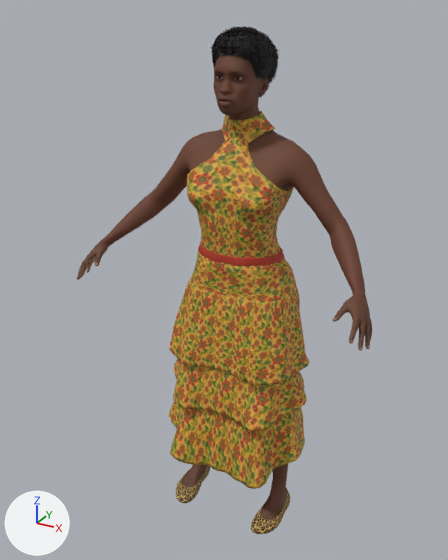
An edit to the glTF model public/models/people/mh/n-amara.glb, drawn before and after from the same camera.
Rendered twice from a 50 mm camera at (0.85, -1.689, 1.717) aimed at (-0.05, -0.053, 0.899). Lighting does not change. The marker at lower left points along +X, +Y and +Z. The first picture is the older version. Vertices at exactly the same position are counted once.

Objects in the first picture: 'Human.afro01', 'Human.toigo_dress_with_tiered_skirt', 'Human.toigo_flats', 'n-amara_body'.
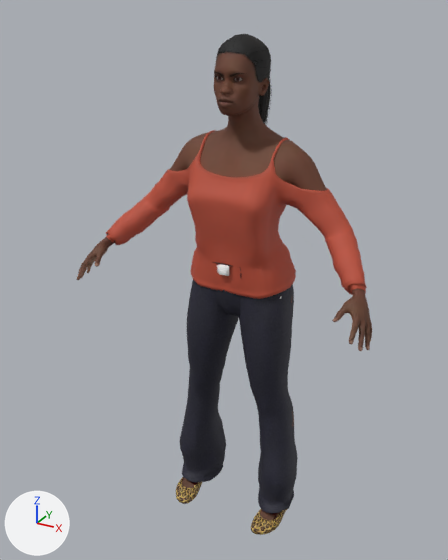
Where the change shows, as pixel boxes (x1, y1, x2, y2) in the pictures (448 x 560 px; the box of a moved part takes in the faces that stretch with it):
'Human.toigo_dress_with_tiered_skirt', deleted: before (169, 111, 309, 489)
'Human.punkduck_off-shoulder_long-sleeve_top', added (red): after (106, 130, 367, 299)
'Human.elvs_jeans_bootcut', added: after (180, 262, 298, 513)
'n-amara_body', reshaped, moved: before (77, 55, 372, 520); after (76, 51, 372, 520)
'Human.afro01', deleted: before (211, 26, 279, 97)
'Human.ponytail01', added: after (216, 34, 272, 125)
'Human.toigo_flats', moved: before (176, 466, 290, 534); after (176, 477, 287, 535)
part 1 of me_base, moved or reshaped: before (77, 55, 372, 351); after (76, 51, 372, 351)
part 2 of me_base, built on: before (182, 464, 288, 519); after (182, 411, 294, 519)

The change, as a diff of the scene's bpy script:
```diff
--- a/public/models/people/mh/n-amara.glb.py
+++ b/public/models/people/mh/n-amara.glb.py
@@ mat_human_punkduck_off_shoulder_long_sleeve_top @@
+mat_human_punkduck_off_shoulder_long_sleeve_top = bpy.data.materials.new('Human.punkduck_off-shoulder_long-sleeve_top')
+# colours: red #c8553d
+# uses the picture img_offshoulder_top
@@ mat_human_ponytail01 @@
+mat_human_ponytail01 = bpy.data.materials.new('Human.ponytail01')
+# colours: black #1c1612
+# uses the picture img_ponytail01_diffuse
@@ me_base @@
-me_base.from_pydata(...)  # 9191 vertices, 18000 faces; spans x -0.5..0.5, y -0.3..0.07, z -0.81..0.8
+me_base.from_pydata(...)  # 8883 vertices, 17206 faces; spans x -0.5..0.5, y -0.3..0.07, z -0.81..0.8
+# me_base part 1: 1058 vertices moved within x -0.49..0.49, y -0.29..0.02, z 0.05..0.76; 694 vertices removed from x -0.48..0.44, y -0.24..0.02, z -0.05..0.69; 666 vertices added at x -0.49..0.5, y -0.3..0.06, z -0.05..0.76
+# me_base part 2: 26 vertices moved within x -0.19..0.19, y -0.14..-0.03, z -0.8..-0.55; 292 vertices removed from x -0.2..0.2, y -0.11..0.03, z -0.79..-0.41; 12 vertices added at x -0.2..0.2, y -0.14..0.03, z -0.8..-0.37
 me_base.materials.append(mat_human_body)
@@ ob_human_afro01 @@
-ob_human_afro01 = bpy.data.objects.new('Human.afro01', me_afro01)
@@ ob_human_toigo_dress_with_tiered_skirt @@
-ob_human_toigo_dress_with_tiered_skirt = bpy.data.objects.new('Human.toigo_dress_with_tiered_skirt', me_dresstierskirt)
@@ ob_human_toigo_flats @@
 ob_human_toigo_flats = bpy.data.objects.new('Human.toigo_flats', me_flats)
-ob_human_toigo_flats.location = (0.0, 0.0, 0.843)
+ob_human_toigo_flats.location = (0.0, 0.0, 0.841)
@@ ob_n_amara_body @@
 ob_n_amara_body = bpy.data.objects.new('n-amara_body', me_base)
-ob_n_amara_body.location = (0.0, 0.0, 0.843)
+ob_n_amara_body.location = (0.0, 0.0, 0.841)
@@ ob_human_punkduck_off_shoulder_long_sleeve_top @@
+ob_human_punkduck_off_shoulder_long_sleeve_top = bpy.data.objects.new('Human.punkduck_off-shoulder_long-sleeve_top', me_offshoulder_top)  # 2358 vertices, 4496 faces; spans x -0.448..0.445, y -0.177..0.123, z 0.006..0.526
+ob_human_punkduck_off_shoulder_long_sleeve_top.location = (0.0, 0.0, 0.841)
@@ ob_human_ponytail01 @@
+ob_human_ponytail01 = bpy.data.objects.new('Human.ponytail01', me_ponytail01)  # 3674 vertices, 5344 faces; spans x -0.076..0.074, y -0.114..0.128, z 0.452..0.809
+ob_human_ponytail01.location = (0.0, 0.0, 0.841)
@@ ob_human_elvs_jeans_bootcut @@
+ob_human_elvs_jeans_bootcut = bpy.data.objects.new('Human.elvs_jeans_bootcut', me_mens_elv_jeans1f)  # 2140 vertices, 3776 faces; spans x -0.226..0.237, y -0.157..0.099, z -0.793..0.174; in mat_human_elvs_jeans_bootcut (picture img_jeanstex1)
+ob_human_elvs_jeans_bootcut.location = (0.0, 0.0, 0.841)
```
